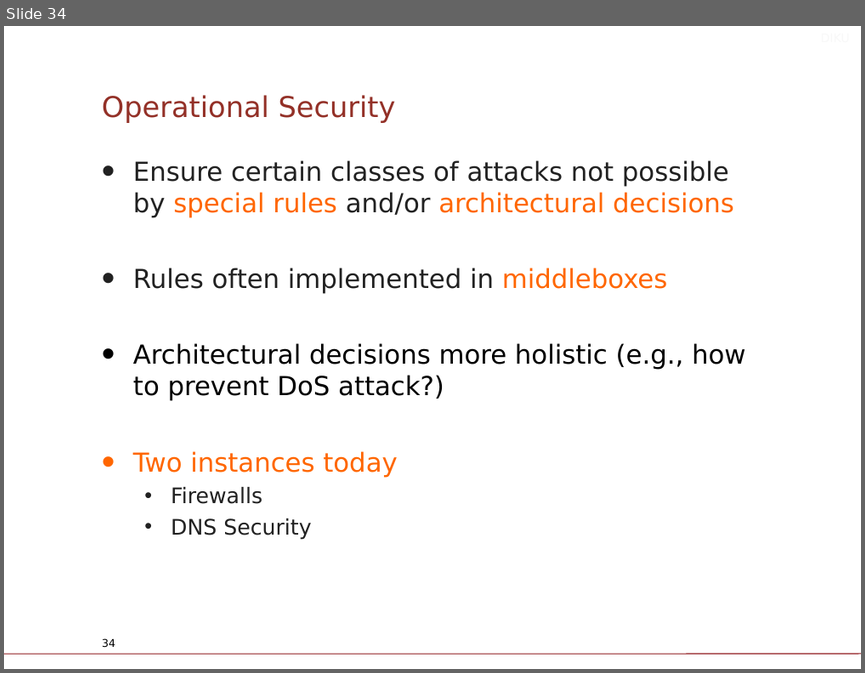
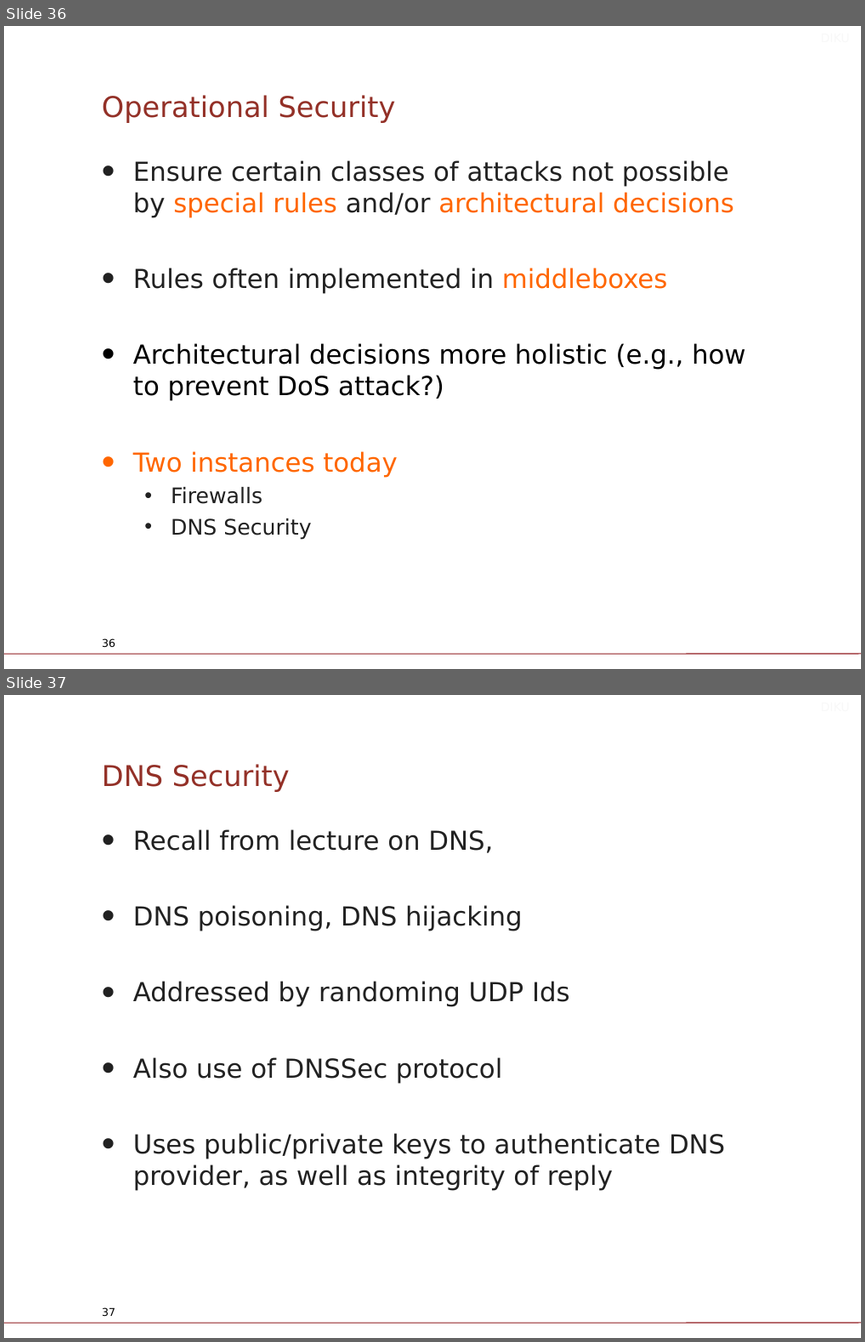
Before and after one commit to Legenden84/compSys-e2022-pub_fork, a slide deck: lectures/221123_security_across_the_network/slides.odp. Shown one above the other, each under a label of ours: slide 34 before the commit, slides 36 and 37 after it. The pictures are 865x673 and 865x1342 pixels, drawn with LibreOffice and Linux fonts; fonts in the diff are those of the drawing; background and template pictures are left out. Boxes give left, top, right and bottom in pixels: in the first picture for what was removed or moved away, otherwise in the second. Text is boxed around its words. In the diff, an @@ line names an element or a change of style, - is before the commit and + after.

```diff
--- a/lectures/221123_security_across_the_network/slides.odp
+++ b/lectures/221123_security_across_the_network/slides.odp
@@ slide 37 added at [4,695,861,1338], background #FFFFFF; not listed: 1 template element that a slide beside it also shows @@
@@ text added at [273,695,858,720], 10 pt, text #F8F8F8 @@
+DIKU
@@ text added at [102,764,290,792], 24 pt, text #933027 @@
+DNS Security
@@ text added at [133,829,725,1191], 22 pt, text #212121 @@
+• Recall from lecture on DNS,
+• DNS poisoning, DNS hijacking
+• Addressed by randoming UDP Ids
+• Also use of DNSSec protocol
+• Uses public/private keys to authenticate DNS provider, as well as integrity of reply
@@ page number added at [102,1307,115,1315], 9 pt, text #000000 @@
+37
@@ what was slide 34 is now slide 36 @@
@@ page number at [102,638,115,646]: text changed @@
-34
+36
```
Also in this commit, not shown: 3 slides changed, 2 other slides added, 1 other file.
